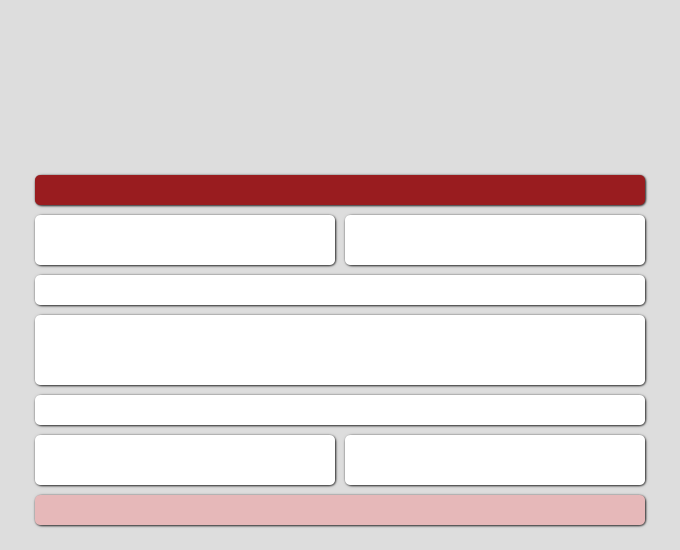
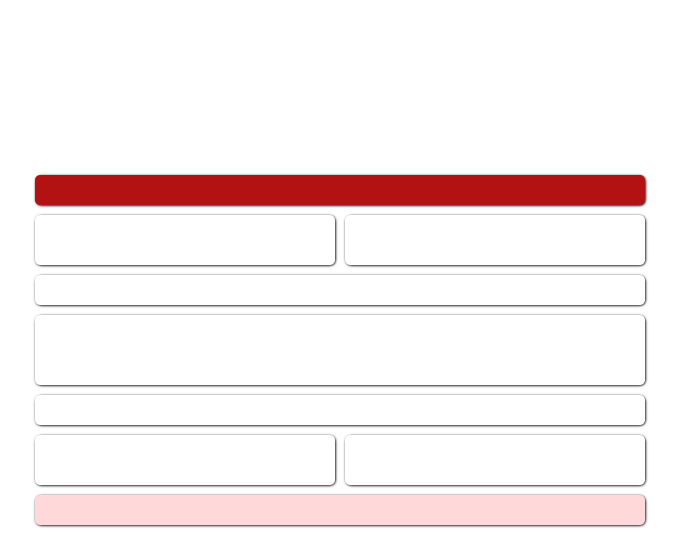
Comparing the layer stacks of the two 680px x 550px images. Changes:
painted on "navbar" over (x1=35, y1=175, x2=645, y2=205)
painted on "footer" over (x1=35, y1=495, x2=645, y2=525)
painted on "Background" over (x1=0, y1=0, x2=680, y2=550)
